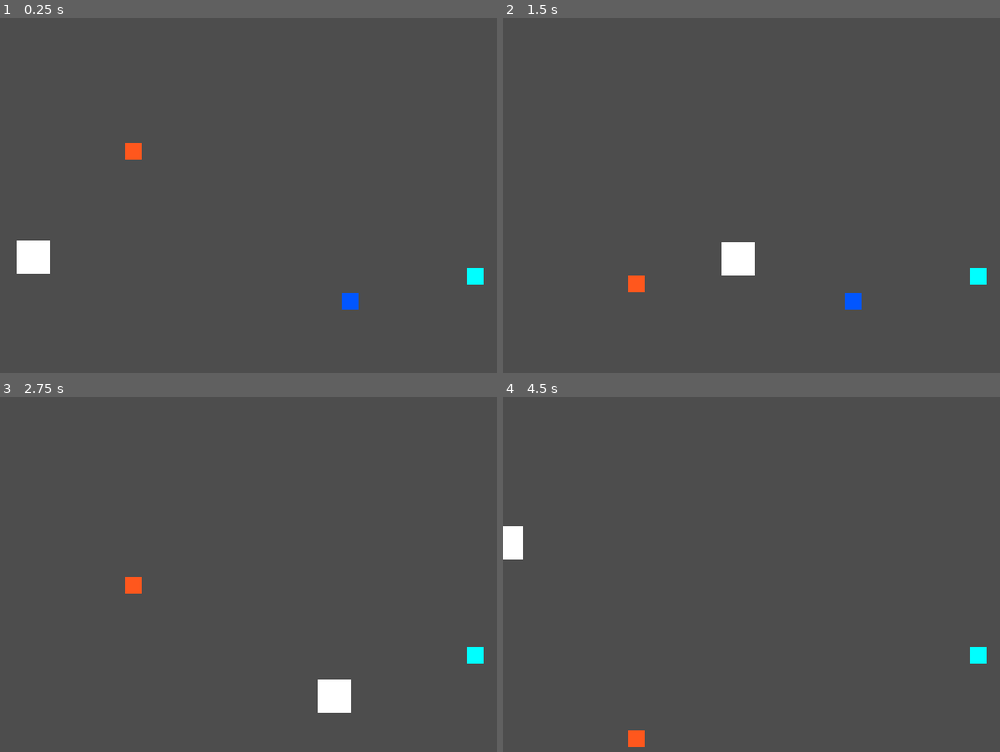
Above: before the commit, frames 1-4 (two rows, left to right).
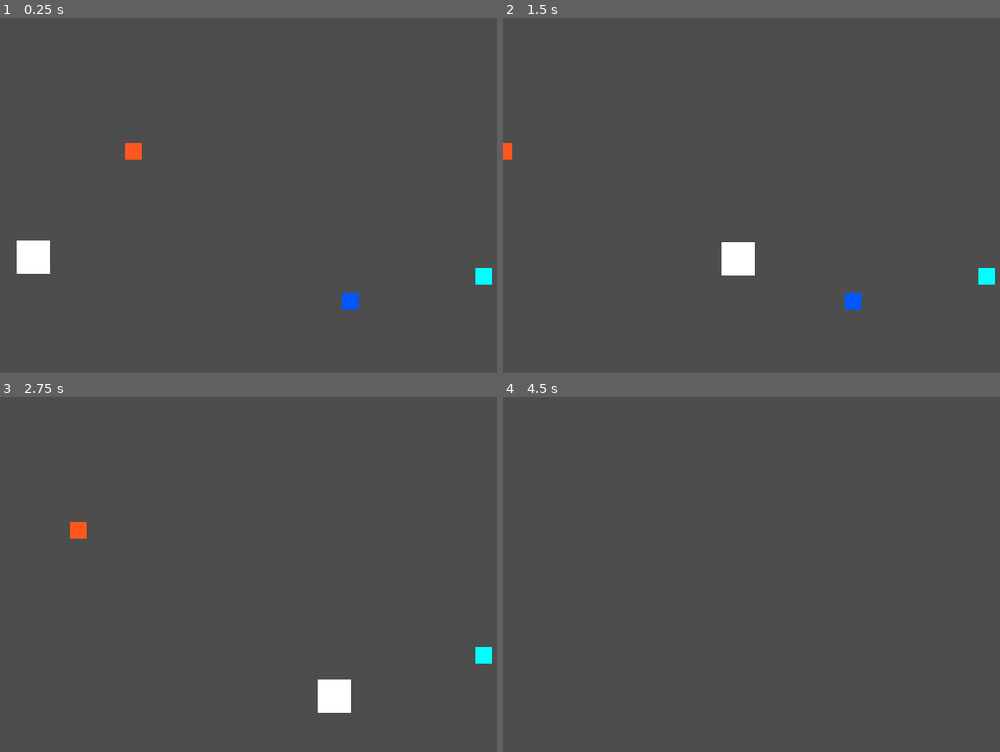
Above: after the commit, the same moments.

Repository: bubblegumlord/Kitty-platformer
Game: Godot game, scene res://levels/level_manager.tscn
Same seed, same stepped clock (60 frames per second), same inputs: the game is played once before the commit and once after it. Before the commit the project starts from res://levels/test_level.tscn.
Inputs:
- Up to frame 1 (0.25 s): no input
- Up to frame 2 (1.5 s): tap Enter at 0.5 s; hold D (RIGHT) from 0.53 s (still down); tap Space (JUMP) at 0.77 s
- Up to frame 3 (2.75 s): tap Space (JUMP) at 1.52 s; release D (RIGHT) at 2.03 s; hold A (LEFT) from 2.03 s (still down)
- Up to frame 4 (4.5 s): release A (LEFT) at 2.78 s; hold D (RIGHT) 2.78-4.28 s; tap Space (JUMP) at 3.02, 3.77 s; tap R (RESET) at 4.15 s; hold A (LEFT) from 4.28 s (still down)

The runs differ from the first frame. In frame 1, 0.2% of the frame differs, in the area x 93-99%, y 70-76%; in frame 2, 0.4%; in frame 3, 0.5%; in frame 4, 0.7%, in the area x 0-98%, y 36-99%.
Error before the commit: Invalid access to property or key 'scene_file_path' on a base object of type 'Nil'. (res://globals/globals.gd:17)
Error after the commit: Cannot call method 'instantiate' on a null value. (res://levels/level_manager.gd:19)

Commit message:
checkpoint reset
proper checkpoint reset, needs testing with multiple scenes but i'll get there

Diff:
--- a/characters/enemies/dachshund/dachshund.gd
+++ b/characters/enemies/dachshund/dachshund.gd
@@ -12,7 +12,7 @@
 
 func _ready() -> void:
 	if direction % 90 != 0:
-		print("Jamnik " + str(global_position) + " niewłaściwy kierunek")
+		push_warning("Jamnik %s niewłaściwy kierunek" % global_position)
 
 	rad_dir = deg_to_rad(direction)
 	move_vector = Vector2(cos(rad_dir), sin(rad_dir))
--- a/characters/player/player.gd
+++ b/characters/player/player.gd
@@ -35,6 +35,9 @@
 @onready var gravity_peak: float = (JUMP_HEIGHT * 2) / (JUMP_TIME_PEAK)**2
 @onready var gravity_descent: float = (JUMP_HEIGHT * 2) / (JUMP_TIME_DESCENT)**2
 
+func _ready() -> void:
+	Globals.RESET.connect(on_reset)
+
 func _physics_process(delta: float) -> void:
 	direction_x = Input.get_axis("LEFT", "RIGHT")
 
@@ -56,12 +59,7 @@
 
 func _input(_event: InputEvent) -> void:
 	if Input.is_action_just_pressed("RESET"):
-		if Globals.checkpoint_level != current_level:
-			Globals.change_level()
-
-		global_position = Globals.active_checkpoint
-		velocity = Vector2.ZERO
-		state = State.IDLE
+		Globals.CHANGE_LEVEL.emit()
 
 func _on_hurtbox_area_entered(_area: Area2D) -> void:
 	is_hit = true
@@ -183,3 +181,8 @@
 		if !coyote_active:
 			coyote_timer.start()
 			coyote_active = true
+
+func on_reset() -> void:
+	global_position = Globals.checkpoint_position
+	velocity = Vector2.ZERO
+	state = State.IDLE
--- a/globals/globals.gd
+++ b/globals/globals.gd
@@ -1,10 +1,13 @@
 extends Node
+
+signal CHANGE_LEVEL()
+signal RESET
 
 var items: Dictionary[int, bool]
 var saved_items: Dictionary[int, bool]
 
-var active_checkpoint: Vector2
-var checkpoint_level: Node2D
+var checkpoint_position: Vector2
+var checkpoint_level: String
 var level: String
 
 func _ready() -> void:
@@ -12,7 +15,3 @@
 		items[i] = false
 
 	saved_items = items
-
-func change_level() -> void:
-	level = checkpoint_level.scene_file_path
-	get_tree().change_scene_to_file(level)
--- /dev/null
+++ b/levels/level_manager.gd
@@ -0,0 +1,22 @@
+extends Node2D
+
+const PACKED_LEVEL = preload("uid://ddbxmdi4cpi8b")
+
+var start_level: Node2D
+var path_to_level: PackedScene
+var loaded_level: Node2D
+
+func _ready() -> void:
+	Globals.CHANGE_LEVEL.connect(on_reset)
+	start_level = PACKED_LEVEL.instantiate()
+	call_deferred("add_child", start_level)
+
+func on_reset() -> void:
+	for child in get_children():
+		child.queue_free()
+
+	path_to_level = load(Globals.checkpoint_level)
+	loaded_level = path_to_level.instantiate()
+	call_deferred("add_child", loaded_level)
+	await get_tree().create_timer(0.0001).timeout
+	Globals.RESET.emit()
--- /dev/null
+++ b/levels/level_manager.tscn
@@ -0,0 +1,6 @@
+[gd_scene format=3 uid="uid://crei2yb8kiiqe"]
+
+[ext_resource type="Script" uid="uid://ctish5xskaern" path="res://levels/level_manager.gd" id="1_hvuti"]
+
+[node name="LevelManager" type="Node2D" unique_id=1019048403]
+script = ExtResource("1_hvuti")
--- a/levels/test_level.tscn
+++ b/levels/test_level.tscn
@@ -42,10 +42,10 @@
 position = Vector2(336, 272)
 id = 5
 
-[node name="Checkpoint" parent="." unique_id=1104135889 node_paths=PackedStringArray("current_level") instance=ExtResource("4_w7r7j")]
-position = Vector2(456, 248)
-current_level = NodePath("..")
-
 [node name="Dachshund" parent="." unique_id=1706440273 instance=ExtResource("4_o6mel")]
 position = Vector2(128, 128)
-direction = 90
+direction = 180
+
+[node name="Checkpoint" parent="." unique_id=1104135889 node_paths=PackedStringArray("current_level") instance=ExtResource("4_w7r7j")]
+position = Vector2(464, 248)
+current_level = NodePath("..")
--- a/objects/checkpoint/checkpoint.gd
+++ b/objects/checkpoint/checkpoint.gd
@@ -4,11 +4,17 @@
 
 func _ready() -> void:
 	if not current_level:
-		print("Flaga " + str(global_position) + " brak przypisanego poziomu")
+		push_warning("Flaga %s nie ma przypisanego poziomu" % global_position)
+
+	Globals.RESET.connect(on_reset)
+
+func on_reset() -> void:
+	Globals.checkpoint_level = current_level.scene_file_path
+	Globals.checkpoint_position = global_position
 
 func _on_area_entered(_area: Area2D) -> void:
-	if Globals.checkpoint_level != current_level:
-		Globals.checkpoint_level = current_level
+	if Globals.checkpoint_level != current_level.scene_file_path:
+		Globals.checkpoint_level = current_level.scene_file_path
 
-	if Globals.active_checkpoint != global_position:
-		Globals.active_checkpoint = global_position
+	if Globals.checkpoint_position != global_position:
+		Globals.checkpoint_position = global_position
--- a/objects/collectibles/fish/fish.gd
+++ b/objects/collectibles/fish/fish.gd
@@ -4,7 +4,7 @@
 
 func _ready() -> void:
 	if id == 0:
-		print("Ryba " + str(global_position) + " niewłaściwe ID")
+		push_warning("Ryba %s niewłaściwe ID" % global_position)
 
 	if Globals.items[id] == true:
 		queue_free()
--- a/project.godot
+++ b/project.godot
@@ -11,7 +11,7 @@
 [application]
 
 config/name="Kitty Platform"
-run/main_scene="uid://ddbxmdi4cpi8b"
+run/main_scene="uid://crei2yb8kiiqe"
 config/features=PackedStringArray("4.6", "GL Compatibility")
 config/icon="res://icon.svg"
 
@@ -24,6 +24,7 @@
 gdscript/warnings/unassigned_variable=2
 gdscript/warnings/unassigned_variable_op_assign=2
 gdscript/warnings/unused_private_class_variable=2
+gdscript/warnings/unused_signal=0
 gdscript/warnings/untyped_declaration=2
 
 [display]
Not shown, added: levels/level_manager.gd.uid
